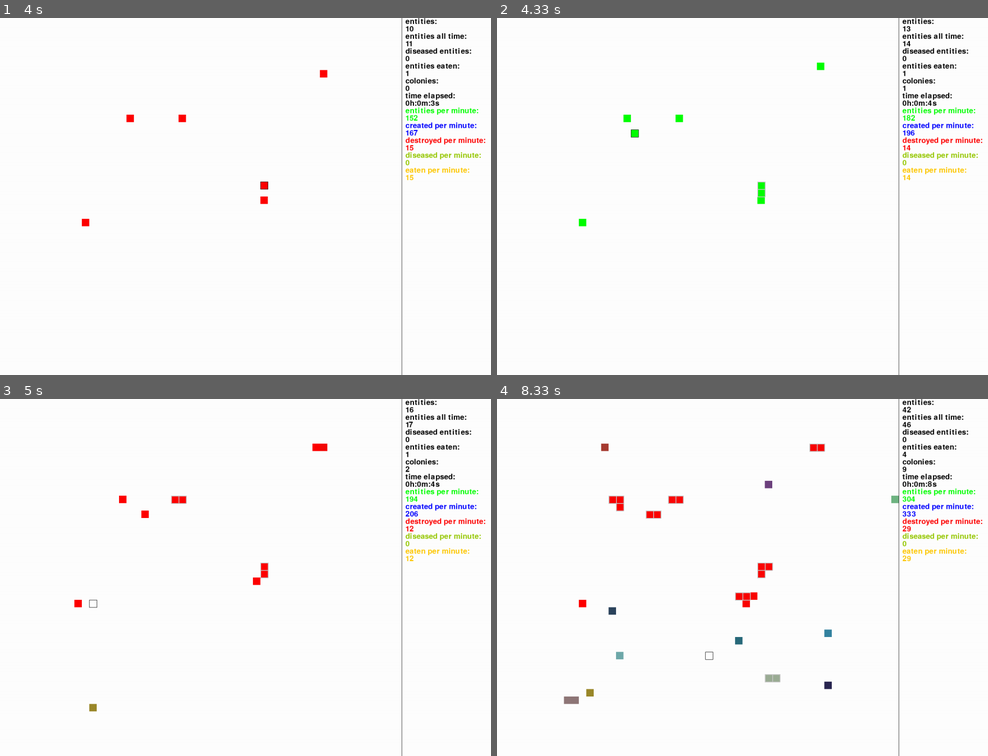
Above: before the commit, frames 1-4 (two rows, left to right).
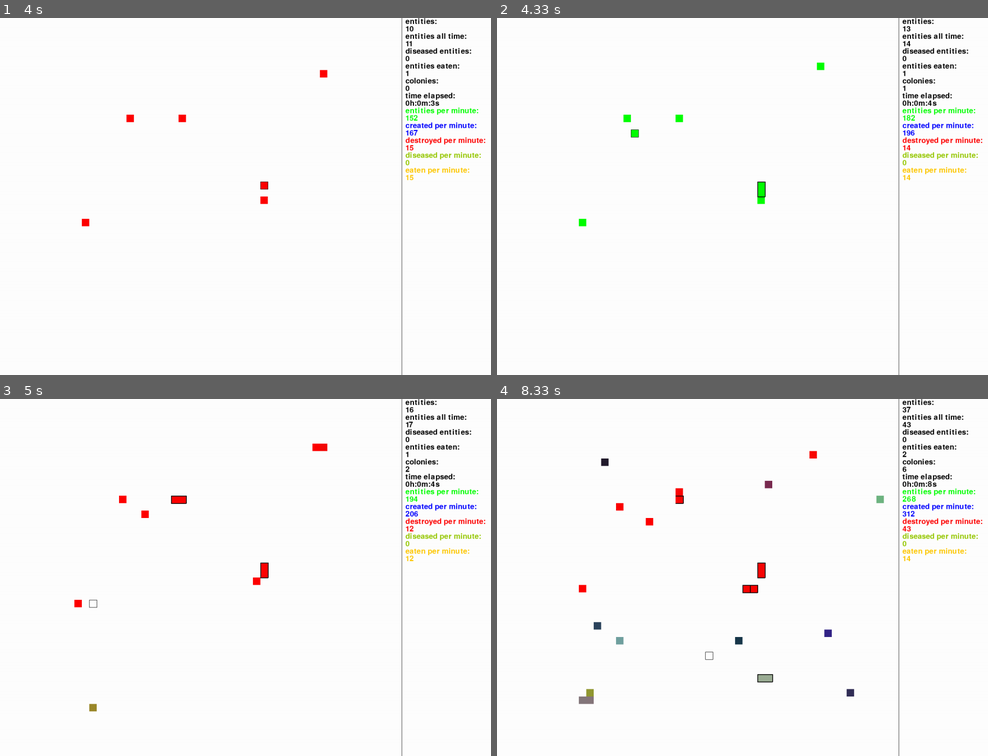
Above: after the commit, the same moments.

Repository: sbwhitt/pygame-life-simulation
Game: pygame game, started from main.py
Two runs of this game, one before a commit and one after it. Both use one fixed random seed, a clock stepped at 60 frames per second and the inputs below.
Inputs (mouse positions are in pixels of both pictures, inside the frame that each line leads up to):
- Up to frame 1 (4 s): click (245, 196) at 0.42 s; tap Enter at 0.67 s; tap 1 at 1.07, 1.37, 3.23, 3.57, 3.87 s; click (319, 71) at 1.13 s; tap 3 at 1.15, 3.32 s; click (127, 125) at 1.6 s; click (432, 332) at 1.93 s; click (176, 121) at 2.27 s; click (417, 289) at 2.6 s; click (83, 232) at 2.93 s; click (417, 267) at 3.3 s; click (270, 182) at 3.63 s
- Up to frame 2 (4.33 s): tap 1 at 4.07 s; click (634, 132) at 4.13 s; tap 2 at 4.15 s
- Up to frame 3 (5 s): tap 1 at 4.37 s; move the mouse to (98, 709) at 4.57 s; click (98, 709) at 4.67 s; move the mouse to (93, 598) at 4.9 s
- Up to frame 4 (8.33 s): click (590, 598) at 5 s; move the mouse to (771, 677) at 5.23 s; click (771, 677) at 5.33 s; move the mouse to (830, 695) at 5.57 s; click (830, 695) at 5.67 s; move the mouse to (570, 702) at 5.9 s; click (570, 702) at 6 s; move the mouse to (619, 638) at 6.23 s; click (619, 638) at 6.33 s; move the mouse to (899, 498) at 6.57 s; click (899, 498) at 6.67 s; move the mouse to (771, 477) at 6.9 s; click (771, 477) at 7 s; move the mouse to (609, 452) at 7.23 s; click (609, 452) at 7.33 s; move the mouse to (737, 638) at 7.57 s; click (737, 638) at 7.67 s; move the mouse to (830, 631) at 7.9 s; click (830, 631) at 8 s; move the mouse to (713, 656) at 8.23 s

Frame 1 is identical in both runs. In frame 2, less than 0.1% of the frame differs, in the area x 52-55%, y 45-51%; in frame 3, less than 0.1%; in frame 4, 1.5%, in the area x 13-86%, y 2-86%.

Commit message:
add colony edgefinding

Diff:
--- a/src/app.py
+++ b/src/app.py
@@ -52,6 +52,7 @@
             return
         self.clock.tick(settings.CLOCK_RATE)
         self.e_man.update_entities(self.clock.get_time(), self.c_man)
+        self.e_man.build_entity_edges()
         self.c_man.update_colonies()
         self._update_metrics()
 
--- a/src/colony_manager.py
+++ b/src/colony_manager.py
@@ -28,10 +28,10 @@
 
     def bind(self, e1: Entity, e2: Entity) -> None:
         e1.dna.send_color(e2.dna)
-        e1.dna.age_limit += 1
-        e2.dna.age_limit += 1
-        e1.nourished = True
-        e2.nourished = True
+        # e1.dna.age_limit += 1
+        # e2.dna.age_limit += 1
+        # e1.nourished = True
+        # e2.nourished = True
         if e1.colony and e2.colony:
             # self._join_colonies(e1.colony, e2.colony)
             pass
@@ -67,10 +67,33 @@
         self._remove_colony(c2)
 
     def _highlight(self, entity: Entity, window: Window) -> None:
-        points = [(entity.loc[0]-(entity.loc[0] % settings.ENT_WIDTH), entity.loc[1]-(entity.loc[1] % settings.ENT_WIDTH)),
-                  (entity.loc[0]+(settings.ENT_WIDTH - entity.loc[0] % settings.ENT_WIDTH), entity.loc[1]-(entity.loc[1] % settings.ENT_WIDTH)),
-                  (entity.loc[0]+(settings.ENT_WIDTH - entity.loc[0] % settings.ENT_WIDTH), entity.loc[1]+(settings.ENT_WIDTH - entity.loc[1] % settings.ENT_WIDTH)),
-                  (entity.loc[0]-(entity.loc[0] % settings.ENT_WIDTH), entity.loc[1]+(settings.ENT_WIDTH - entity.loc[1] % settings.ENT_WIDTH))]
-        for i in range(len(points)):
-            points[i] = (points[i][0]-window.offset[0], points[i][1]-window.offset[1])
-        pygame.draw.lines(self.screen, colors.GRAY, True, points, 2)
+        # line segments of entity: up, left, down, right
+        uldr = [
+            (
+                # top left
+                (entity.loc[0] - (entity.loc[0] % settings.ENT_WIDTH) - window.offset[0], entity.loc[1] - (entity.loc[1] % settings.ENT_WIDTH) - window.offset[1]),
+                # top right
+                (entity.loc[0] + (settings.ENT_WIDTH - entity.loc[0] % settings.ENT_WIDTH) - window.offset[0], entity.loc[1] + entity.loc[1] % settings.ENT_WIDTH - window.offset[1])
+            ),
+            (
+                # top left
+                (entity.loc[0] - (entity.loc[0] % settings.ENT_WIDTH) - window.offset[0], entity.loc[1] - (entity.loc[1] % settings.ENT_WIDTH) - window.offset[1]),
+                # bottom left
+                (entity.loc[0] - (entity.loc[0] % settings.ENT_WIDTH) - window.offset[0], settings.ENT_WIDTH + (entity.loc[1] - (entity.loc[1] % settings.ENT_WIDTH)) - window.offset[1])
+            ),
+            (
+                # bottom left
+                (entity.loc[0] - (entity.loc[0] % settings.ENT_WIDTH) - window.offset[0], settings.ENT_WIDTH + (entity.loc[1] - (entity.loc[1] % settings.ENT_WIDTH)) - window.offset[1]),
+                # bottom right
+                (settings.ENT_WIDTH + entity.loc[0] - entity.loc[0] % settings.ENT_WIDTH - window.offset[0], settings.ENT_WIDTH + entity.loc[1] - entity.loc[1] % settings.ENT_WIDTH - window.offset[1])
+            ),
+            (
+                # top right
+                (entity.loc[0] + (settings.ENT_WIDTH - entity.loc[0] % settings.ENT_WIDTH) - window.offset[0], entity.loc[1] + (settings.ENT_WIDTH - entity.loc[1] % settings.ENT_WIDTH) - window.offset[1]),
+                # bottom right
+                (settings.ENT_WIDTH + entity.loc[0] - entity.loc[0] % settings.ENT_WIDTH - window.offset[0], entity.loc[1] - entity.loc[1] % settings.ENT_WIDTH - window.offset[1])
+            )
+        ]
+        for i in range(len(entity.edges)):
+            if entity.edges[i]:
+                pygame.draw.lines(self.screen, colors.BLACK, True, uldr[i], 2)
--- a/src/entity.py
+++ b/src/entity.py
@@ -12,6 +12,8 @@
         self.choice = 0
         self.bound = False
         self.colony = None
+        # up, left, down, right
+        self.edges = [True, True, True, True]
         if len(args) == 3:
             self.dna = DNA(args[2])
         else:
@@ -58,8 +60,21 @@
                     return neighbor
         return None
 
-    def get_edges(self) -> list[tuple]:
-        pass
+    # def surrounded(self, surroundings: list[list["Entity"] | None]) -> bool:
+    #     for i in range(len(surroundings)):
+    #         if surroundings[i] != None:
+    #             neighbor = self._check_neighbor(surroundings[i])
+    #             if neighbor != None and neighbor.bound:
+    #                 continue
+    #         return False
+    #     return True
+
+    def build_edges(self, surroundings: list[list["Entity"] | None]) -> None:
+        for i in range(len(surroundings)):
+            if surroundings[i] != None:
+                for e in surroundings[i]:
+                    if e.bound: self.edges[i] = False
+                    else: self.edges[i] = True
 
     def _degenerate(self) -> None:
         self.dna.nourished = False
--- a/src/entity_manager.py
+++ b/src/entity_manager.py
@@ -24,15 +24,16 @@
     def update_entities(self, clock_time: int, c_man: ColonyManager) -> None:
         e: Entity
         for e in self.entities:
+            surroundings = self.m.get_surroundings(e.loc)
             if not e.bound:
                 e.dna.dir_timer += clock_time
                 e.dna.move_timer += clock_time
                 self.m.grid[e.loc].remove(e)
-                neighbor = e.update(settings.WORLD_SIZE, settings.WORLD_SIZE, self.m.get_surroundings(e.loc))
+                neighbor = e.update(settings.WORLD_SIZE, settings.WORLD_SIZE, surroundings)
                 if neighbor != None: c_man.bind(e, neighbor)
                 self.m.grid[e.loc].append(e)
             elif e.bound:
-                neighbor = e.look_for_colony(self.m.get_surroundings(e.loc))
+                neighbor = e.look_for_colony(surroundings)
                 if neighbor != None: c_man.bind(e, neighbor)
             self._handle_collisions(e)
             self._handle_aging(e, clock_time)
@@ -62,6 +63,11 @@
                    settings.ENT_WIDTH, colors.MAGENTA)
         ]:
             self._add_entity(e)
+
+    def build_entity_edges(self) -> None:
+        for e in self.entities:
+            if e.bound:
+                e.build_edges(self.m.get_surroundings(e.loc))
 
     def build_entities(self, window: Window) -> None:
         self.add_start_entities(window)
